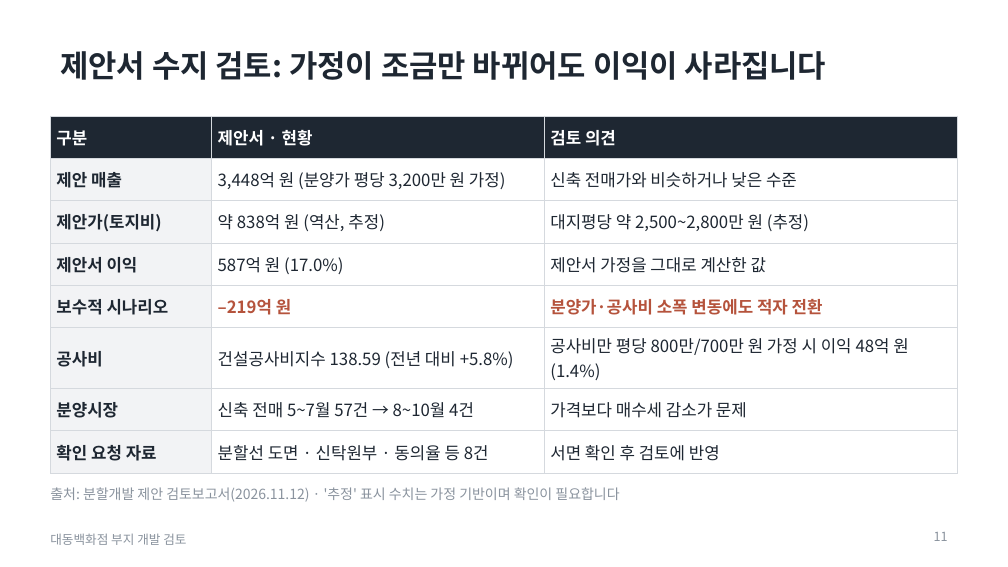
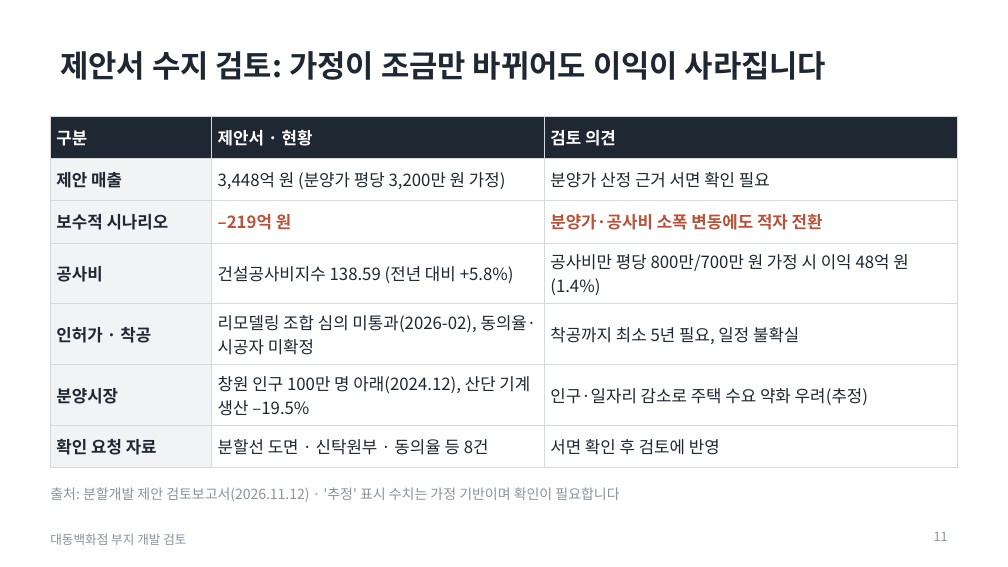
Before and after one commit to nadriboy2-design/dorim-redev-system, a slide deck: slide 11 of analysis/daedong/보고서/대동백화점_현장방문보고_제안검토요약2장추가_2026-11-13.pptx. Drawn at 1008x567 pixels with LibreOffice and Linux fonts; fonts in the diff are those of the drawing. Boxes give left, top, right and bottom in pixels: in the first picture for what was removed or moved away, otherwise in the second. Text is boxed around its words. In the diff, an @@ line names an element or a change of style, - is before the commit and + after.

```diff
--- a/analysis/daedong/보고서/대동백화점_현장방문보고_제안검토요약2장추가_2026-11-13.pptx
+++ b/analysis/daedong/보고서/대동백화점_현장방문보고_제안검토요약2장추가_2026-11-13.pptx
@@ table at [50,116,958,459] @@
-row 2: 제안 매출 | 3,448억 원 (분양가 평당 3,200만 원 가정) | 신축 전매가와 비슷하거나 낮은 수준
-row 3: 제안가(토지비) | 약 838억 원 (역산, 추정) | 대지평당 약 2,500~2,800만 원 (추정)
-row 4: 제안서 이익 | 587억 원 (17.0%) | 제안서 가정을 그대로 계산한 값
+row 2: 제안 매출 | 3,448억 원 (분양가 평당 3,200만 원 가정) | 분양가 산정 근거 서면 확인 필요
-row 7: 분양시장 | 신축 전매 5~7월 57건 → 8~10월 4건 | 가격보다 매수세 감소가 문제
+row 5: 인허가 · 착공 | 리모델링 조합 심의 미통과(2026-02), 동의율·시공자 미확정 | 착공까지 최소 5년 필요, 일정 불확실
+row 6: 분양시장 | 창원 인구 100만 명 아래(2024.12), 산단 기계 생산 –19.5% | 인구·일자리 감소로 주택 수요 약화 우려(추정)
```
Also in this commit, not shown: 1 other slide changed.
